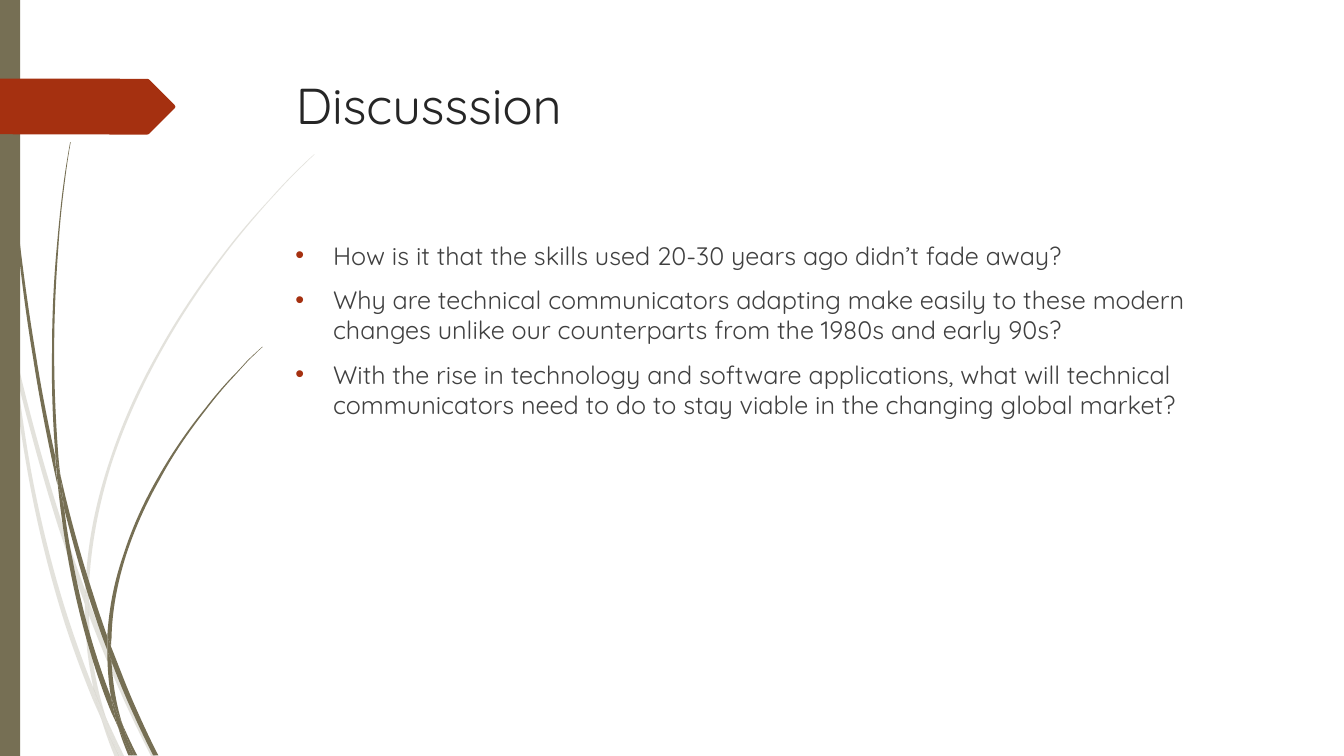
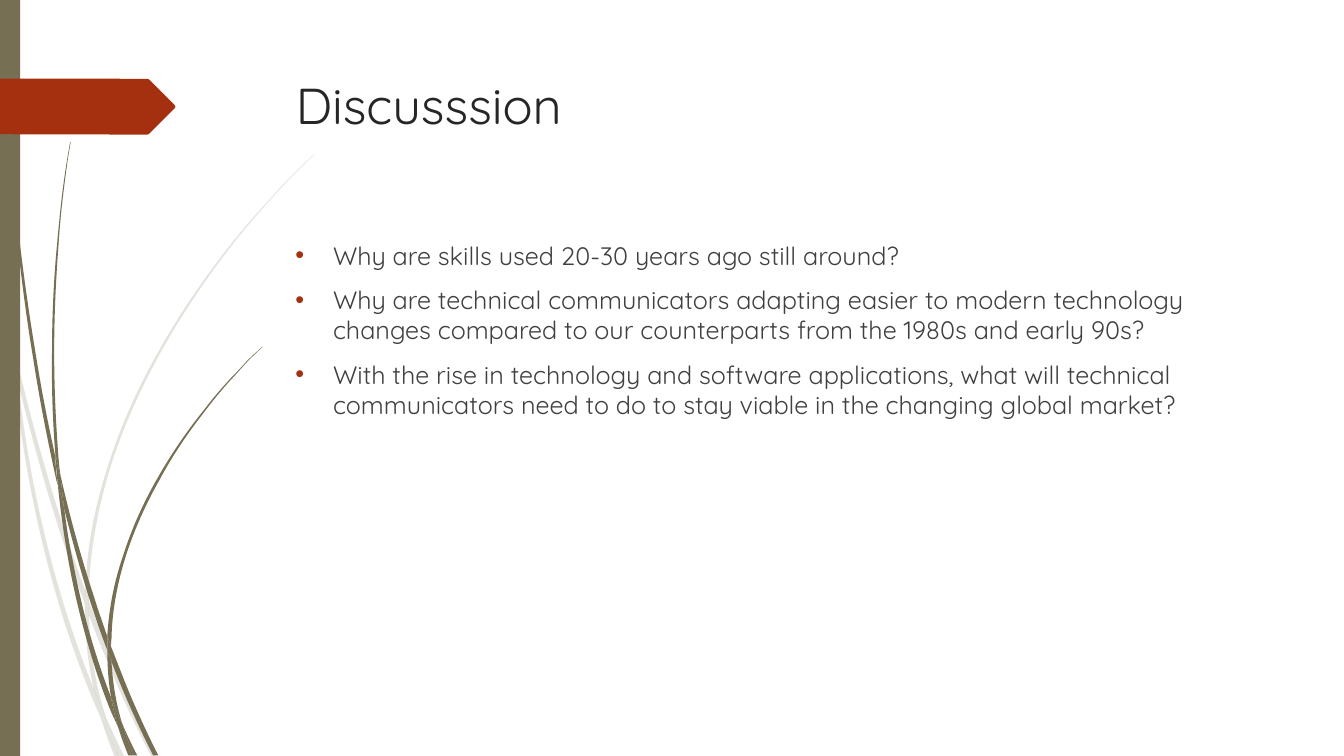
Before and after one commit to txlnghrn2005/tognocchi-project1, a slide deck: slide 7 of tognocchi-Project1Presentation.ppt. Drawn at 1344x756 pixels with LibreOffice and Linux fonts; fonts in the diff are those of the drawing; background and template pictures are left out. Boxes give left, top, right and bottom in pixels: in the first picture for what was removed or moved away, otherwise in the second. Text is boxed around its words. In the diff, an @@ line names an element or a change of style, - is before the commit and + after.

```diff
--- a/tognocchi-Project1Presentation.ppt
+++ b/tognocchi-Project1Presentation.ppt
@@ text at box(333, 246, 1184, 344): text changed @@
-• How is it that the skills used 20-30 years ago didn’t fade away?
-• Why are technical communicators adapting make easily to these modern changes unlike our counterparts from the 1980s and early 90s?
+• Why are skills used 20-30 years ago still around?
+• Why are technical communicators adapting easier to modern technology changes compared to our counterparts from the 1980s and early 90s?
```
Also in this commit, not shown: 1 other slide changed.
